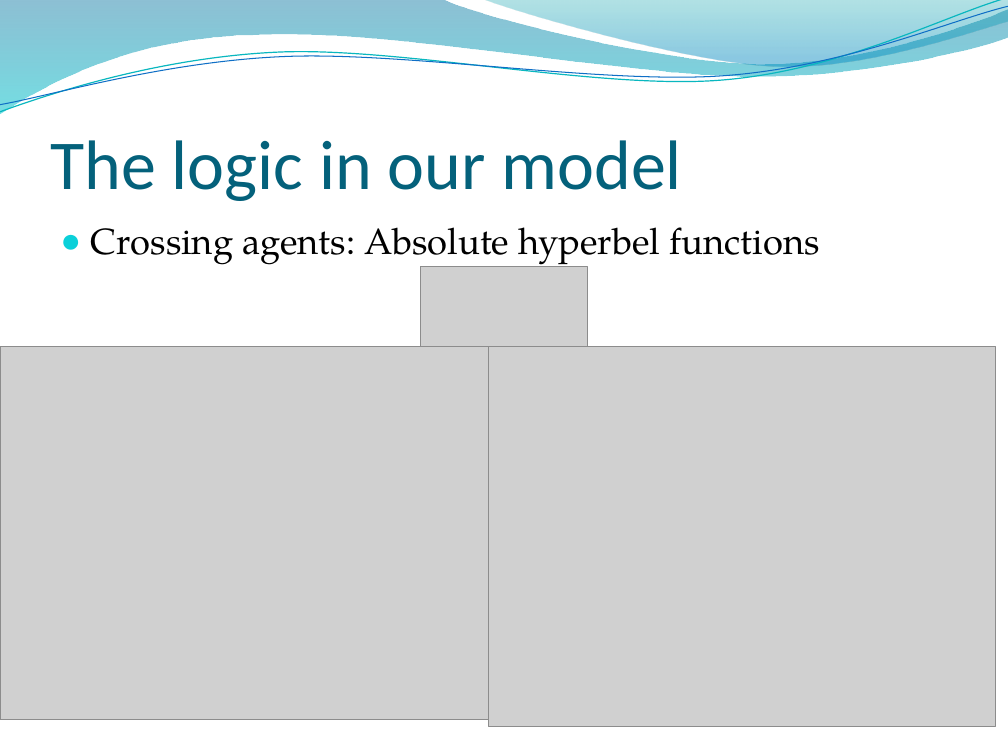
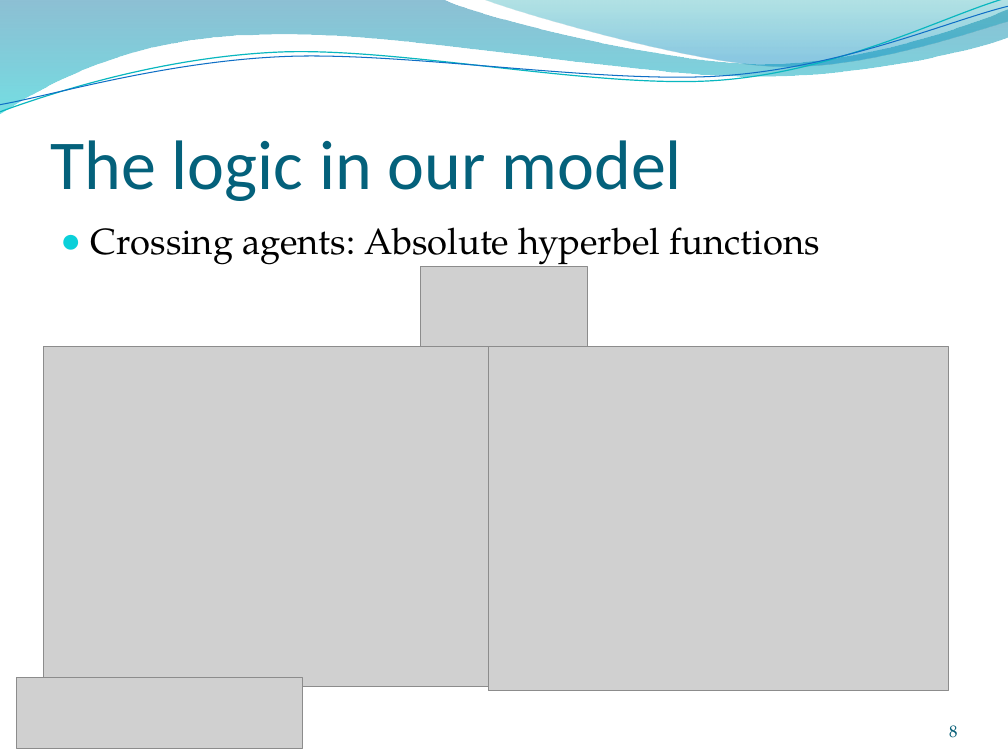
Before and after one commit to ratheile/MSSSM, a slide deck: slide 8 of presentation/Presentation.pptx. Drawn at 1008x756 pixels with LibreOffice and Linux fonts; fonts in the diff are those of the drawing; grey boxes stand for pictures; background and template pictures are left out. Boxes give left, top, right and bottom in pixels: in the first picture for what was removed or moved away, otherwise in the second. Text is boxed around its words. In the diff, an @@ line names an element or a change of style, - is before the commit and + after.

```diff
--- a/presentation/Presentation.pptx
+++ b/presentation/Presentation.pptx
@@ picture resized from (x1=0, y1=347, x2=498, y2=720) to (x1=43, y1=347, x2=498, y2=687) @@
@@ picture resized from (x1=488, y1=347, x2=995, y2=727) to (x1=488, y1=347, x2=949, y2=691) @@
@@ picture added at (x1=17, y1=677, x2=302, y2=749) @@
@@ page number added at (x1=949, y1=725, x2=957, y2=738), 12 pt, text #045D75 @@
+8
```
Also in this commit, not shown: 23 other slides changed, 1 other file.
